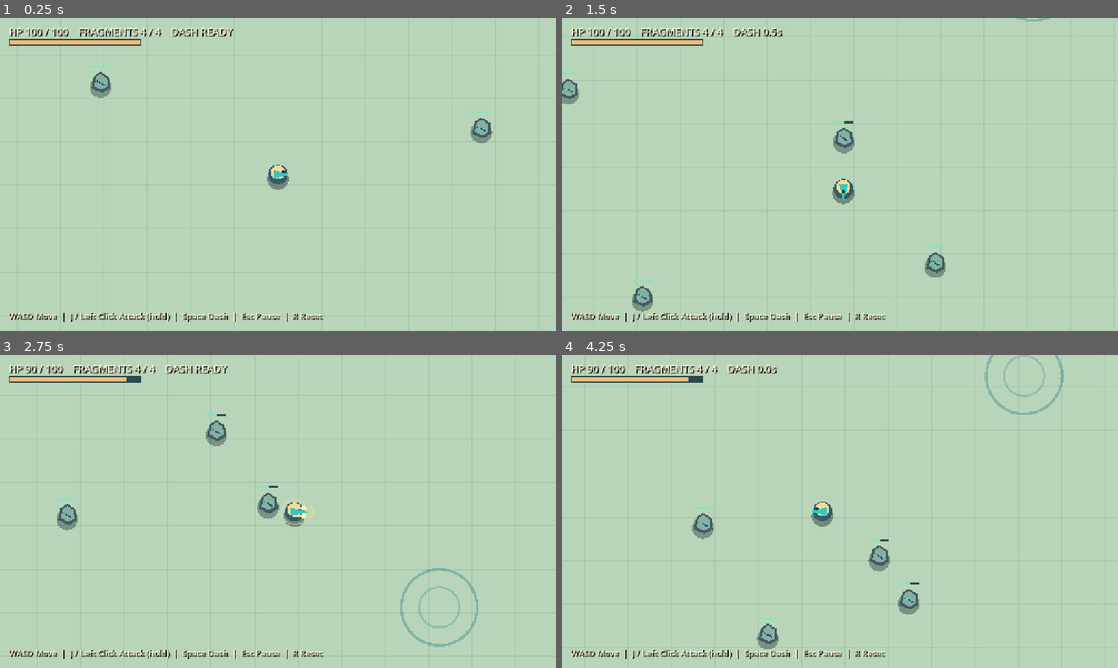
Above: before the commit, frames 1-4 (two rows, left to right).
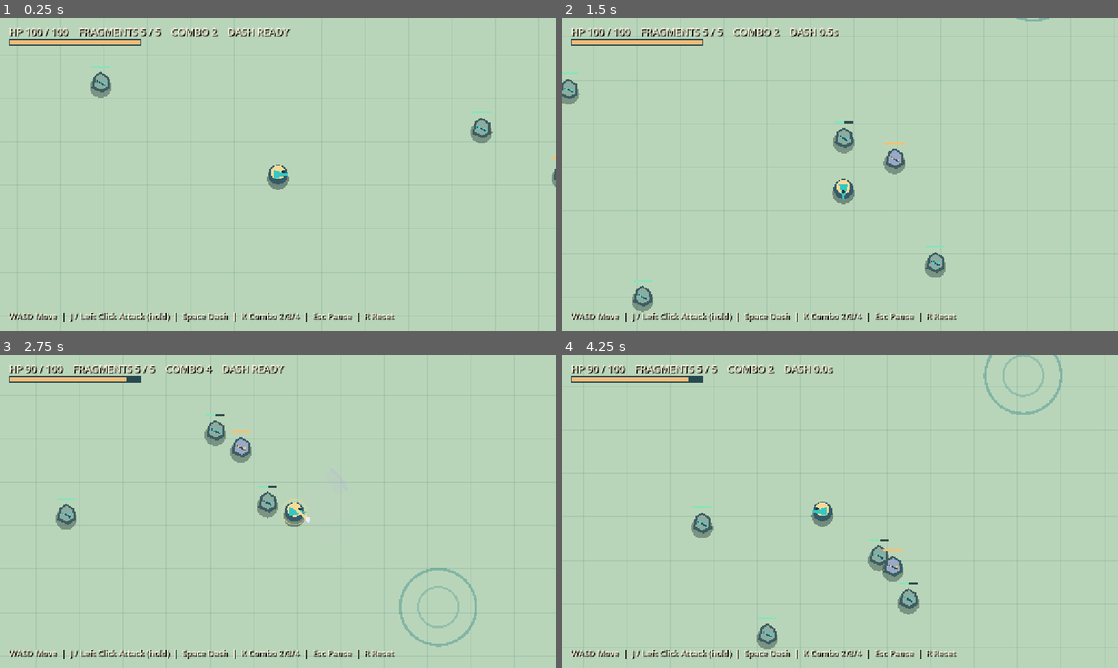
Above: after the commit, the same moments.

Repository: noru358/new-game
Game: Godot game, scene res://game/main.tscn
Two runs of this game, one before a commit and one after it. Both use one fixed random seed, a clock stepped at 60 frames per second and the inputs below.
Inputs (mouse positions are in pixels of both pictures, inside the frame that each line leads up to):
- Up to frame 1 (0.25 s): no input
- Up to frame 2 (1.5 s): tap Enter at 0.5 s; move the mouse to (962, 158) at 0.52 s; hold D (move_right) 0.53-1.28 s; hold J (attack) 0.53-1.28 s; click (962, 158) at 0.67 s; tap Space (dash) at 0.8, 1.35 s; move the mouse to (728, 190) at 1.27 s; hold S (move_down) from 1.28 s (still down)
- Up to frame 3 (2.75 s): tap K at 1.55, 2.1 s; move the mouse to (333, 442) at 2.02 s; release S (move_down) at 2.03 s; hold D (move_right) from 2.03 s (still down); hold J (attack) from 2.03 s (still down)
- Up to frame 4 (4.25 s): move the mouse to (812, 574) at 2.77 s; release D (move_right) at 2.78 s; release J (attack) at 2.78 s; hold W (move_up) 2.78-3.53 s; tap J (attack) at 2.85 s; click (812, 574) at 2.92 s; tap Space (dash) at 3.05 s; move the mouse to (1006, 558) at 3.52 s; hold A (move_left) from 3.53 s (still down); hold Space (dash) from 3.53 s (still down); tap K at 3.8 s

The runs differ from the first frame. In frame 1, 0.9% of the frame differs, in the area x 25-100%, y 3-98%; in frame 2, 1.0%; in frame 3, 1.7%, in the area x 6-93%, y 3-98%; in frame 4, 1.5%.

Commit message:
Tune hurt window and add unlockable fourth-hit preview

Diff:
--- a/game/enemy.gd
+++ b/game/enemy.gd
@@ -8,6 +8,8 @@
 const CONTACT_DAMAGE := 10.0
 const RADIUS := 17.0
 
+@export var max_health := MAX_HEALTH
+
 var health := MAX_HEALTH
 var target: Node2D
 var knockback := Vector2.ZERO
@@ -16,6 +18,7 @@
 
 
 func _ready() -> void:
+	health = max_health
 	add_to_group("training_enemies")
 
 
@@ -50,7 +53,8 @@
 
 
 func _draw() -> void:
-	var stone := Color("edf6e8") if hit_flash > 0.0 else Color("8bada0")
+	var reinforced := max_health > MAX_HEALTH
+	var stone := Color("edf6e8") if hit_flash > 0.0 else Color("9aa8c7") if reinforced else Color("8bada0")
 	var shade := Color("3c5d61")
 	draw_circle(Vector2(0, 7), 20.0, Color(0.02, 0.09, 0.11, 0.35))
 	draw_colored_polygon(PackedVector2Array([
@@ -62,7 +66,7 @@
 		Vector2(12, -9), Vector2(13, 6), Vector2(1, 12)
 	]), stone)
 	draw_line(Vector2(-7, -4), Vector2(8, 4), Color("295665"), 3.0)
-	draw_circle(Vector2(-4, -2), 2.0, Color("42d9d4"))
-	draw_circle(Vector2(7, 0), 2.0, Color("42d9d4"))
+	draw_circle(Vector2(-4, -2), 2.0, Color("f9c06f") if reinforced else Color("42d9d4"))
+	draw_circle(Vector2(7, 0), 2.0, Color("f9c06f") if reinforced else Color("42d9d4"))
 	draw_rect(Rect2(-18, -32, 36, 4), Color(0.05, 0.16, 0.18, 0.8))
-	draw_rect(Rect2(-18, -32, 36.0 * maxf(health, 0.0) / MAX_HEALTH, 4), Color("8ce2bc"))
+	draw_rect(Rect2(-18, -32, 36.0 * maxf(health, 0.0) / max_health, 4), Color("f9c06f") if reinforced else Color("8ce2bc"))
--- a/game/impact.gd
+++ b/game/impact.gd
@@ -12,7 +12,7 @@
 	combo_step = step
 	is_hurt = hurt
 	push_direction = direction.normalized() if direction.length_squared() > 0.0 else Vector2.RIGHT
-	duration = 0.22 if hurt or step == 3 else 0.16
+	duration = 0.24 if step == 4 else 0.22 if hurt or step == 3 else 0.16
 	z_index = 10
 
 
@@ -26,10 +26,10 @@
 
 func _draw() -> void:
 	var progress := clampf(age / duration, 0.0, 1.0)
-	var tone := Color("ff9e91") if is_hurt else Color("fff0b4") if combo_step == 3 else Color("bdfaff")
+	var tone := Color("ff9e91") if is_hurt else Color("fff0b4") if combo_step >= 3 else Color("bdfaff")
 	var ring := tone
 	ring.a = (1.0 - progress) * (0.7 if is_hurt else 0.8)
-	draw_arc(Vector2.ZERO, 7.0 + progress * (30.0 if is_hurt or combo_step == 3 else 22.0), 0.0, TAU, 24, ring, 3.0)
+	draw_arc(Vector2.ZERO, 7.0 + progress * (37.0 if combo_step == 4 else 30.0 if is_hurt or combo_step == 3 else 22.0), 0.0, TAU, 24, ring, 3.0)
 	var core := tone
 	core.a = (1.0 - progress) * 0.9
 	draw_circle(Vector2.ZERO, 5.5 * (1.0 - progress) + 1.0, core)
@@ -37,5 +37,5 @@
 		var angle := push_direction.angle() + (float(i) - 2.0) * 0.45
 		var ray := Vector2.from_angle(angle)
 		var inner := ray * (7.0 + progress * 12.0)
-		var outer := ray * (17.0 + progress * (27.0 if combo_step == 3 else 18.0))
-		draw_line(inner, outer, ring, 2.5 if combo_step == 3 else 2.0)
+		var outer := ray * (17.0 + progress * (34.0 if combo_step == 4 else 27.0 if combo_step == 3 else 18.0))
+		draw_line(inner, outer, ring, 2.5 if combo_step >= 3 else 2.0)
--- a/game/main.gd
+++ b/game/main.gd
@@ -2,7 +2,8 @@
 
 const ARENA_SIZE := Vector2(2400, 1400)
 
-var remaining_enemies := 4
+var remaining_enemies := 0
+var total_enemies := 0
 var game_over := false
 var pause_overlay: ColorRect
 var pause_title: Label
@@ -24,6 +25,8 @@
 	player.process_mode = Node.PROCESS_MODE_PAUSABLE
 	$Enemies.process_mode = Node.PROCESS_MODE_PAUSABLE
 	_register_inputs()
+	total_enemies = $Enemies.get_child_count()
+	remaining_enemies = total_enemies
 	for enemy in $Enemies.get_children():
 		enemy.target = player
 		enemy.defeated.connect(_on_enemy_defeated)
@@ -39,8 +42,8 @@
 	if hitstop_until_usec > 0 and Time.get_ticks_usec() >= hitstop_until_usec:
 		Engine.time_scale = 1.0
 		hitstop_until_usec = 0
-	status_label.text = "HP %d / 100    FRAGMENTS %d / 4    DASH %s" % [
-		int(player.health), remaining_enemies,
+	status_label.text = "HP %d / 100    FRAGMENTS %d / %d    COMBO %d    DASH %s" % [
+		int(player.health), remaining_enemies, total_enemies, player.combo_limit(),
 		"READY" if player.dash_cooldown <= 0.0 else "%.1fs" % player.dash_cooldown
 	]
 	if remaining_enemies == 0:
@@ -74,6 +77,9 @@
 		elif event.keycode == KEY_R:
 			get_viewport().set_input_as_handled()
 			_restart()
+		elif event.keycode == KEY_K and not get_tree().paused and not game_over:
+			player.set_combo_rank((player.combo_rank + 1) % 3)
+			get_viewport().set_input_as_handled()
 
 
 func _notification(what: int) -> void:
@@ -119,10 +125,10 @@
 	pause_button.text = "Restart"
 
 
-func _on_attack_landed(hit_position: Vector2, direction: Vector2, combo_step: int) -> void:
+func _on_attack_landed(hit_position: Vector2, direction: Vector2, combo_step: int, finisher: bool) -> void:
 	_spawn_impact(hit_position, direction, combo_step, false)
-	camera_shake = maxf(camera_shake, 3.3 if combo_step == 3 else 1.7)
-	_request_hitstop(0.045 if combo_step == 3 else 0.028)
+	camera_shake = maxf(camera_shake, 4.2 if combo_step == 4 else 3.3 if finisher else 1.7)
+	_request_hitstop(0.055 if combo_step == 4 else 0.045 if finisher else 0.028)
 
 
 func _on_player_hurt(hit_position: Vector2, direction: Vector2) -> void:
@@ -176,7 +182,7 @@
 	health_fill.mouse_filter = Control.MOUSE_FILTER_IGNORE
 	health_back.add_child(health_fill)
 	var controls := Label.new()
-	controls.text = "WASD Move  |  J / Left Click Attack (hold)  |  Space Dash  |  Esc Pause  |  R Reset"
+	controls.text = "WASD Move  |  J / Left Click Attack (hold)  |  Space Dash  |  K Combo 2/3/4  |  Esc Pause  |  R Reset"
 	controls.position = Vector2(20, 672)
 	controls.add_theme_font_size_override("font_size", 19)
 	controls.add_theme_color_override("font_color", Color("f9f2d8"))
--- a/game/main.tscn
+++ b/game/main.tscn
@@ -23,3 +23,7 @@
 
 [node name="FragmentD" parent="Enemies" instance=ExtResource("3_enemy")]
 position = Vector2(1800, 980)
+
+[node name="FragmentE" parent="Enemies" instance=ExtResource("3_enemy")]
+position = Vector2(1750, 700)
+max_health = 80.0
--- a/game/player.gd
+++ b/game/player.gd
@@ -3,7 +3,7 @@
 
 signal defeated
 signal health_changed
-signal attack_landed(hit_position: Vector2, direction: Vector2, combo_step: int)
+signal attack_landed(hit_position: Vector2, direction: Vector2, combo_step: int, finisher: bool)
 signal hurt_received(hit_position: Vector2, direction: Vector2)
 
 const MAX_HEALTH := 100.0
@@ -12,14 +12,16 @@
 const DASH_DURATION := 0.16
 const DASH_COOLDOWN := 1.2
 const DASH_INVULNERABILITY := 0.10
-const HURT_INVULNERABILITY := 0.55
+const HURT_INVULNERABILITY := 0.70
 const COMBO_RESET_TIME := 0.75
 const ATTACK_DAMAGE := 10.0
+const SLAM_FORWARD_OFFSET := 78.0
 
 const ATTACKS := [
 	{"windup": 0.06, "active": 0.06, "recovery": 0.16, "radius": 100.0, "angle": 100.0, "multiplier": 1.0},
-	{"windup": 0.06, "active": 0.06, "recovery": 0.16, "radius": 100.0, "angle": 100.0, "multiplier": 1.0},
+	{"windup": 0.06, "active": 0.06, "recovery": 0.17, "radius": 105.0, "angle": 100.0, "multiplier": 1.2},
 	{"windup": 0.08, "active": 0.08, "recovery": 0.20, "radius": 120.0, "angle": 125.0, "multiplier": 1.5},
+	{"windup": 0.10, "active": 0.09, "recovery": 0.23, "radius": 65.0, "angle": 0.0, "multiplier": 2.0},
 ]
 
 var health := MAX_HEALTH
@@ -27,7 +29,9 @@
 var attack_direction := Vector2.RIGHT
 var attack_step := 0
 var next_combo_step := 1
+var combo_rank := 0
 var attack_elapsed := 0.0
+var slam_target_global := Vector2.ZERO
 var combo_wait := 0.0
 var attack_lock := 0.0
 var queued_attack := false
@@ -123,6 +127,19 @@
 	queued_attack = false
 	hit_targets.clear()
 	_play_sound("res://game/audio/dash.wav", attack_audio)
+
+
+func combo_limit() -> int:
+	return 2 + combo_rank
+
+
+func set_combo_rank(rank: int) -> void:
+	combo_rank = clampi(rank, 0, 2)
+	attack_step = 0
+	next_combo_step = 1
+	queued_attack = false
+	hit_targets.clear()
+	queue_redraw()
 
 
 func _update_attack(delta: float) -> void:
@@ -145,9 +162,11 @@
 
 func _start_attack() -> void:
 	attack_step = next_combo_step
-	next_combo_step = 1 if attack_step == 3 else attack_step + 1
+	next_combo_step = 1 if attack_step >= combo_limit() else attack_step + 1
 	attack_elapsed = 0.0
 	attack_direction = facing
+	if attack_step == 4:
+		slam_target_global = global_position + attack_direction * SLAM_FORWARD_OFFSET
 	queued_attack = false
 	hit_targets.clear()
 	impact_played_this_attack = false
@@ -161,18 +180,26 @@
 		var id := enemy.get_instance_id()
 		if hit_targets.has(id):
 			continue
-		var offset: Vector2 = enemy.global_position - global_position
-		if offset.length() > attack.radius + enemy.RADIUS:
-			continue
-		var angle_difference := absf(wrapf(offset.angle() - attack_direction.angle(), -PI, PI))
-		if angle_difference > deg_to_rad(attack.angle * 0.5):
-			continue
+		var offset: Vector2
+		if attack_step == 4:
+			offset = enemy.global_position - slam_target_global
+			if offset.length() > attack.radius + enemy.RADIUS:
+				continue
+		else:
+			offset = enemy.global_position - global_position
+			if offset.length() > attack.radius + enemy.RADIUS:
+				continue
+			var angle_difference := absf(wrapf(offset.angle() - attack_direction.angle(), -PI, PI))
+			if angle_difference > deg_to_rad(attack.angle * 0.5):
+				continue
+		var push_direction := offset.normalized() if offset.length_squared() > 0.01 else attack_direction
+		var finisher := attack_step == combo_limit()
 		hit_targets[id] = true
-		enemy.take_hit(ATTACK_DAMAGE * attack.multiplier, offset.normalized(), attack_step == 3)
-		attack_landed.emit(enemy.global_position, offset.normalized(), attack_step)
+		enemy.take_hit(ATTACK_DAMAGE * attack.multiplier, push_direction, finisher)
+		attack_landed.emit(enemy.global_position, push_direction, attack_step, finisher)
 		if not impact_played_this_attack:
 			impact_played_this_attack = true
-			impact_audio.pitch_scale = 1.13 if attack_step == 1 else 0.98 if attack_step == 2 else 0.78
+			impact_audio.pitch_scale = 0.72 if attack_step == 4 else 0.82 if finisher else 1.13 if attack_step == 1 else 0.98
 			_play_sound("res://game/audio/hit.wav", impact_audio)
 
 
@@ -242,6 +269,9 @@
 	var radius: float = attack.radius
 	var fade := 1.0 if attack_elapsed <= windup + active else 1.0 - (attack_elapsed - windup - active) / recovery
 	fade = clampf(fade, 0.0, 1.0)
+	if attack_step == 4:
+		_draw_slam(attack, fade)
+		return
 	var center_angle := attack_direction.angle()
 	var half_angle := deg_to_rad(attack.angle * 0.5)
 	var start_angle := center_angle - half_angle
@@ -283,11 +313,48 @@
 		draw_arc(Vector2.ZERO, radius, arc_start, arc_end, 16, outline, 6.0)
 
 
+func _draw_slam(attack: Dictionary, fade: float) -> void:
+	var target := to_local(slam_target_global)
+	var windup: float = attack.windup
+	var active: float = attack.active
+	var radius: float = attack.radius
+	var gold := Color("ffe09a")
+	if attack_elapsed < windup:
+		var charge := attack_elapsed / windup
+		var marker := gold
+		marker.a = 0.45 + 0.25 * charge
+		draw_arc(target, radius * (0.7 + 0.3 * charge), 0.0, TAU, 32, marker, 3.0)
+		var falling_point := target + Vector2(0.0, -100.0 * (1.0 - charge))
+		draw_line(target + Vector2(0.0, -100.0), falling_point, marker, 7.0)
+		draw_circle(falling_point, 9.0, marker)
+		return
+	var progress := clampf((attack_elapsed - windup) / active, 0.0, 1.0)
+	var beam := gold
+	beam.a = 0.30 * fade
+	draw_colored_polygon(PackedVector2Array([
+		target + Vector2(-8.0, -105.0), target + Vector2(8.0, -105.0),
+		target + Vector2(24.0, 0.0), target + Vector2(-24.0, 0.0)
+	]), beam)
+	var shock := gold
+	shock.a = 0.95 * fade
+	draw_arc(target, lerpf(20.0, radius, progress), 0.0, TAU, 40, shock, 8.0)
+	draw_circle(target, 15.0 * (1.0 - progress) * fade, Color(1.0, 0.98, 0.85, 0.75 * fade))
+	for i in range(6):
+		var ray := Vector2.from_angle(float(i) * TAU / 6.0)
+		draw_line(target + ray * (radius * 0.55), target + ray * (radius * 0.85), shock, 3.0)
+
+
 func _draw_hand_gesture() -> void:
 	var attack: Dictionary = ATTACKS[attack_step - 1]
 	var progress: float = clampf((attack_elapsed - attack.windup) / attack.active, 0.0, 1.0)
 	var perpendicular := attack_direction.orthogonal()
-	if attack_step == 3:
+	if attack_step == 4:
+		for side in [-1.0, 1.0]:
+			var shoulder: Vector2 = perpendicular * side * 8.0
+			var hand: Vector2 = attack_direction * (17.0 + progress * 9.0) + Vector2(0.0, -15.0 * (1.0 - progress)) + perpendicular * side * 7.0
+			draw_line(shoulder, hand, Color("f5db9a"), 5.0)
+			draw_circle(hand, 5.0, Color("fff1c7"))
+	elif attack_step == 3:
 		for side in [-1.0, 1.0]:
 			var shoulder: Vector2 = perpendicular * side * 8.0
 			var hand: Vector2 = attack_direction * (17.0 + progress * 14.0) + perpendicular * side * 7.0
--- a/tests/verify_1a.gd
+++ b/tests/verify_1a.gd
@@ -44,12 +44,20 @@
 	_check(player.hurt_recoil.length() > 0.0, "hurt recoil")
 	_check(sandbox.hurt_feedback_time > 0.0, "visible hurt feedback")
 	_check(Engine.time_scale < 1.0, "brief hitstop on hurt")
+	for training_enemy in sandbox.get_node("Enemies").get_children():
+		training_enemy.process_mode = Node.PROCESS_MODE_DISABLED
+	await _frames(36)
+	player.receive_hit(10.0)
+	_check(player.health == 90.0, "0.70 second hurt protection stays active")
+	await _frames(18)
+	player.receive_hit(10.0)
+	_check(player.health == 80.0, "hurt protection expires")
 
 	player.global_position = Vector2(1200, 700)
 	player.facing = Vector2.RIGHT
+	player.health = 100.0
 	player.dash_cooldown = 0.0
 	player.hurt_immunity = 100.0
-	enemy.process_mode = Node.PROCESS_MODE_DISABLED
 	enemy.global_position = player.global_position + Vector2(70, 0)
 	_send_key(KEY_J, true)
 	await _frames(2)
@@ -61,6 +69,39 @@
 	await _frames(50)
 	_send_key(KEY_J, false)
 	_check(not is_instance_valid(enemy) or enemy.is_queued_for_deletion(), "hold repeats combo")
+	_check(player.combo_limit() == 2, "base combo has two hits")
+	_send_key(KEY_K, true)
+	_send_key(KEY_K, false)
+	await _frames(1)
+	_check(player.combo_limit() == 3, "training toggle previews third hit")
+	_send_key(KEY_K, true)
+	_send_key(KEY_K, false)
+	await _frames(1)
+	_check(player.combo_limit() == 4, "training toggle previews fourth hit")
+	var durable: TrainingEnemy = sandbox.get_node("Enemies/FragmentE")
+	durable.global_position = player.global_position + Vector2(142, 0)
+	player.facing = Vector2.RIGHT
+	_send_key(KEY_J, true)
+	await _frames(120)
+	_send_key(KEY_J, false)
+	_check(durable.health <= 60.0, "fourth-hit overhead slam reaches fixed forward target")
+	await _frames(30)
+	player.set_combo_rank(2)
+	player.global_position = Vector2(1200, 700)
+	player.facing = Vector2.RIGHT
+	player.next_combo_step = 4
+	durable.health = 80.0
+	durable.global_position = Vector2(1278, 700)
+	player._start_attack()
+	var fixed_slam_target := player.slam_target_global
+	player.global_position = Vector2(1000, 700)
+	await _frames(25)
+	_check(player.slam_target_global == fixed_slam_target, "slam target stays fixed while moving")
+	_check(durable.health == 60.0, "fourth hit still lands after player moves")
+	_send_key(KEY_K, true)
+	_send_key(KEY_K, false)
+	await _frames(1)
+	_check(player.combo_limit() == 2, "training toggle cycles back to base combo")
 
 	start = player.global_position
 	sandbox._pause("TEST", "paused")
@@ -83,7 +124,7 @@
 		printerr("1A verification failed")
 		quit(1)
 	else:
-		print("1A verification passed: movement, dash, hit protection, combo, hold, pause, focus loss")
+		print("1A verification passed: movement, dash, 0.70s hit protection, 2/3/4-hit combo, hold, slam, pause, focus loss")
 		quit(0)
 
 
@@ -100,6 +141,7 @@
 
 func _send_key(key: Key, pressed: bool) -> void:
 	var event := InputEventKey.new()
+	event.keycode = key
 	event.physical_keycode = key
 	event.pressed = pressed
 	Input.parse_input_event(event)
Not shown, added: game/audio/attack_4.wav.import
Not shown, changed: DEV_STATUS.md
Not shown, changed: LOOP_CONQUEST_MASTER.md
Not shown, changed: README.md
Not shown, added: game/audio/attack_4.wav
